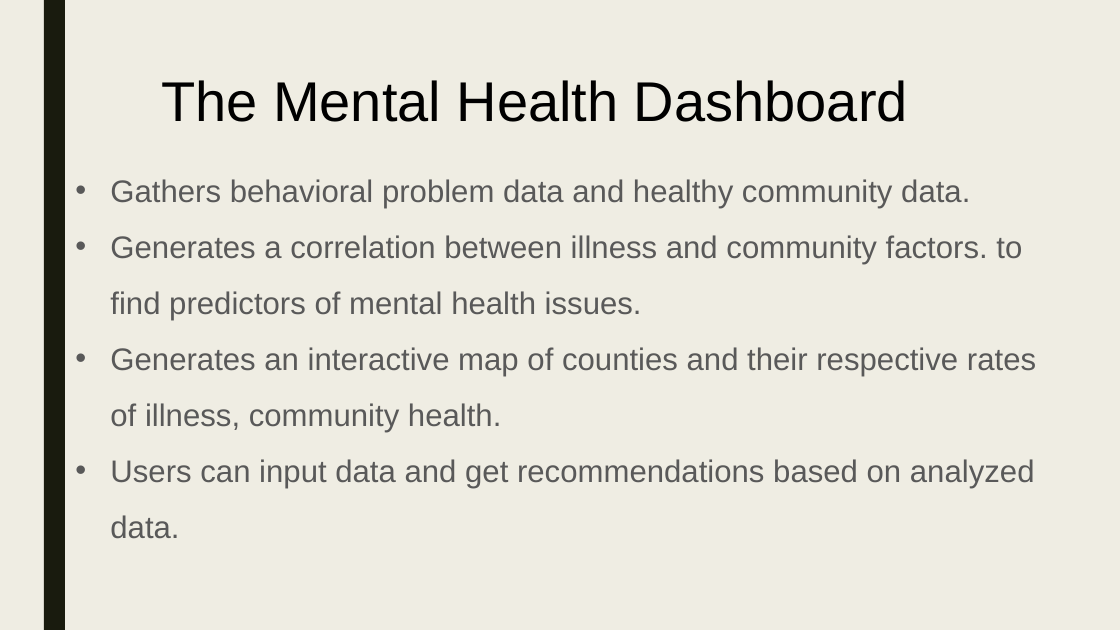
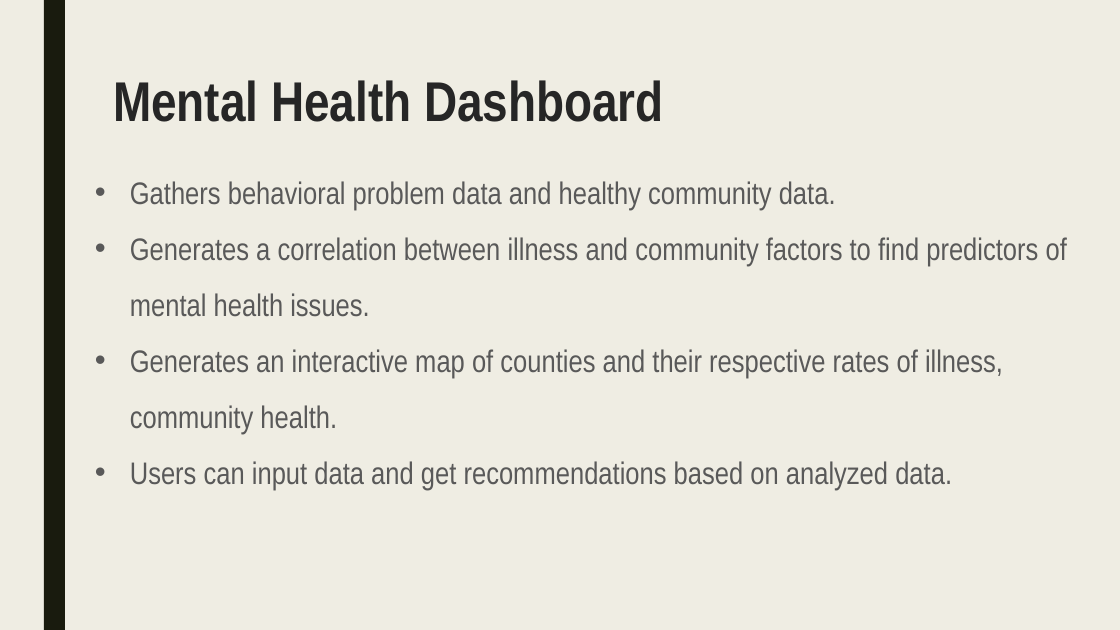
Before and after one commit to kristy0414/big-data-hackathon-in-San-Diego, a slide deck: slide 4 of Team Lucky Cat Project Presentation.pptx. Drawn at 1120x630 pixels with LibreOffice and Linux fonts; fonts in the diff are those of the drawing. Boxes give left, top, right and bottom in pixels: in the first picture for what was removed or moved away, otherwise in the second. Text is boxed around its words. In the diff, an @@ line names an element or a change of style, - is before the commit and + after.

```diff
--- a/Team Lucky Cat Project Presentation.pptx
+++ b/Team Lucky Cat Project Presentation.pptx
@@ text at (x1=113, y1=80, x2=664, y2=122): text changed; font Arial to Arial Narrow; text colour #000000 to #262626; bold on @@
-The Mental Health Dashboard
+Mental Health Dashboard
@@ text "Gathers behavioral problem data and ..." moved from (x1=110, y1=179, x2=1036, y2=539) to (x1=130, y1=181, x2=1067, y2=490) @@
@@ text at (x1=130, y1=181, x2=1003, y2=490): font Arial to Arial Narrow in "Gathers behavioral problem data and healthy community ...", "Generates an interactive map of counties and ...", "Users can input data and get recommendations ..." @@
@@ text at (x1=130, y1=237, x2=1067, y2=317): text changed; font Arial to Arial Narrow @@
-• Generates a correlation between illness and community factors. to find predictors of mental health issues.
+• Generates a correlation between illness and community factors to find predictors of mental health issues.
```
Also in this commit, not shown: 8 other slides changed.
